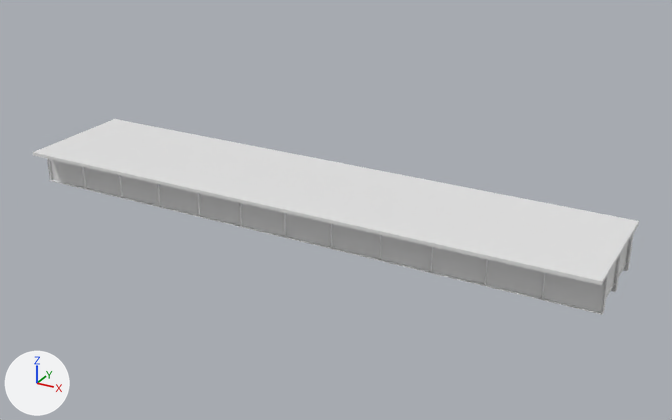
Renders of the OBJ model IFC/Steel/Mumbai/Sup_Str/M_40_2L_NF_S/model.obj from each side of a commit.
The view is the same before and after, from a 50 mm lens placed at (48.5, -48.2, 24.0), pointed at (21.7, 0.5, -0.3). The lights are fixed; the arrows at lower left show +X, +Y and +Z. The picture after the commit comes second. Where no turn or scale is listed for an object, it has been applied to the vertices. Vertices at exactly the same position are counted once.

In view in the first picture: 'model'.
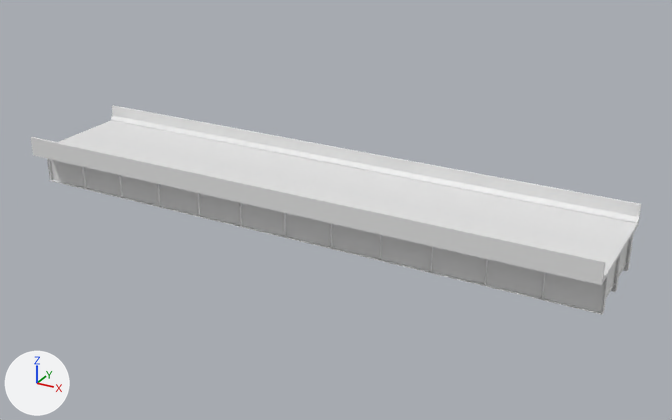
Pixel boxes (x1, y1, x2, y2) of what changed, in the pictures (672 x 420 px):
'model', reshaped (7% taller): before (33, 119, 639, 315); after (31, 105, 641, 315)
part 1 of me_model, added: after (31, 105, 641, 281)

The change, as a list of edits to the scene's bpy script:
```text
Change me_model:
    used by ob_model
    remove me_model.from_pydata(...)  # 1760 vertices, 3028 faces; spans x 0.0..40.0, y -4.3..4.3, z -1.2..1.4
    add me_model.from_pydata(...)  # 1788 vertices, 3072 faces; spans x 0.0..40.0, y -4.3..4.3, z -1.2..2.5
    me_model part 1
    16 vertices are added at x 0.0..40.0, y -4.3..4.3, z 1.4..2.5
    12 new vertices lie (40.0, 0.0, 0.0) away from vertices in x 0.0, y -4.1..4.1, z 1.4..2.5
    44 new faces join them
```
